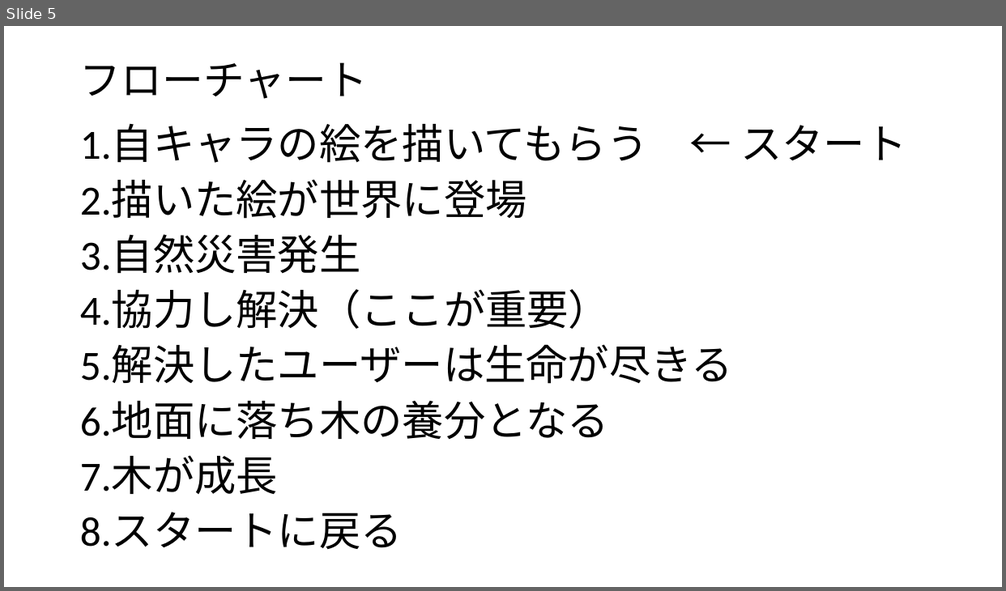
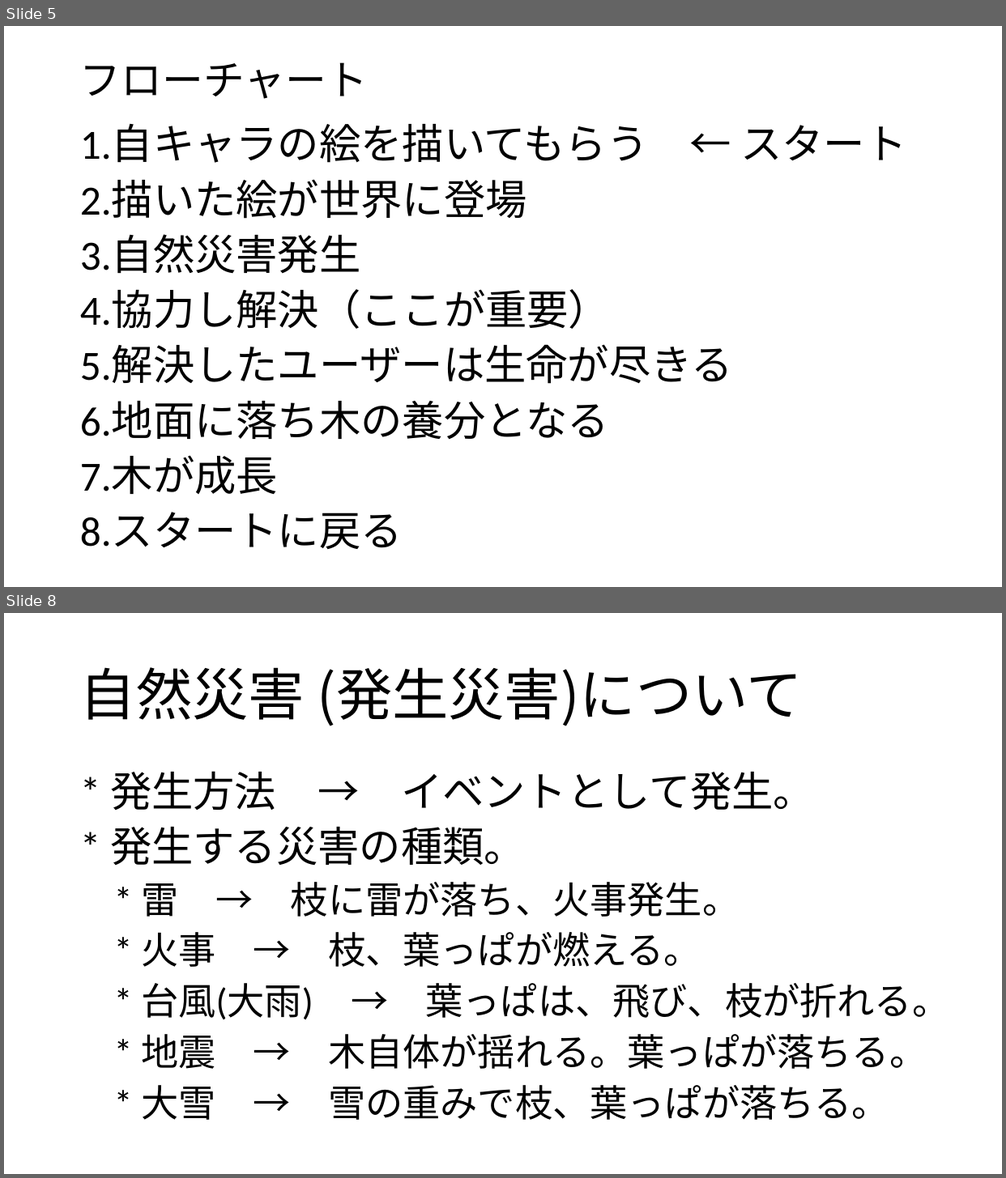
Before and after one commit to RewHiro/PicGather-Project, a slide deck: Doc/ゲーム企画書.pptx. Shown one above the other, each under a label of ours: slide 5 before the commit, slides 5 and 8 after it; the slides between them are not shown. The pictures are 1006x591 and 1006x1178 pixels, drawn with LibreOffice and Linux fonts; fonts in the diff are those of the drawing. Boxes give left, top, right and bottom in pixels: in the first picture for what was removed or moved away, otherwise in the second. Text is boxed around its words. In the diff, an @@ line names an element or a change of style, - is before the commit and + after.

Commit message:
企画内容を追加。内容 : 自然災害、CO2、雰囲気

```diff
--- a/Doc/ゲーム企画書.pptx
+++ b/Doc/ゲーム企画書.pptx
@@ slide 8 added at (4, 613, 1002, 1174), background #FFFFFF @@
@@ title added at (80, 667, 803, 726), 54 pt, text #000000 @@
+自然災害 (発生災害)について
@@ text added at (110, 771, 950, 1120), 36 pt, text #000000 @@
+* 発生方法 → イベントとして発生。
+* 発生する災害の種類。
+* 雷 → 枝に雷が落ち、火事発生。
+* 火事 → 枝、葉っぱが燃える。
+* 台風(大雨) → 葉っぱは、飛び、枝が折れる。
+* 地震 → 木自体が揺れる。葉っぱが落ちる。
+* 大雪 → 雪の重みで枝、葉っぱが落ちる。
```
Also in this commit, not shown: 3 slides changed, 4 other slides added, 1 other file.
